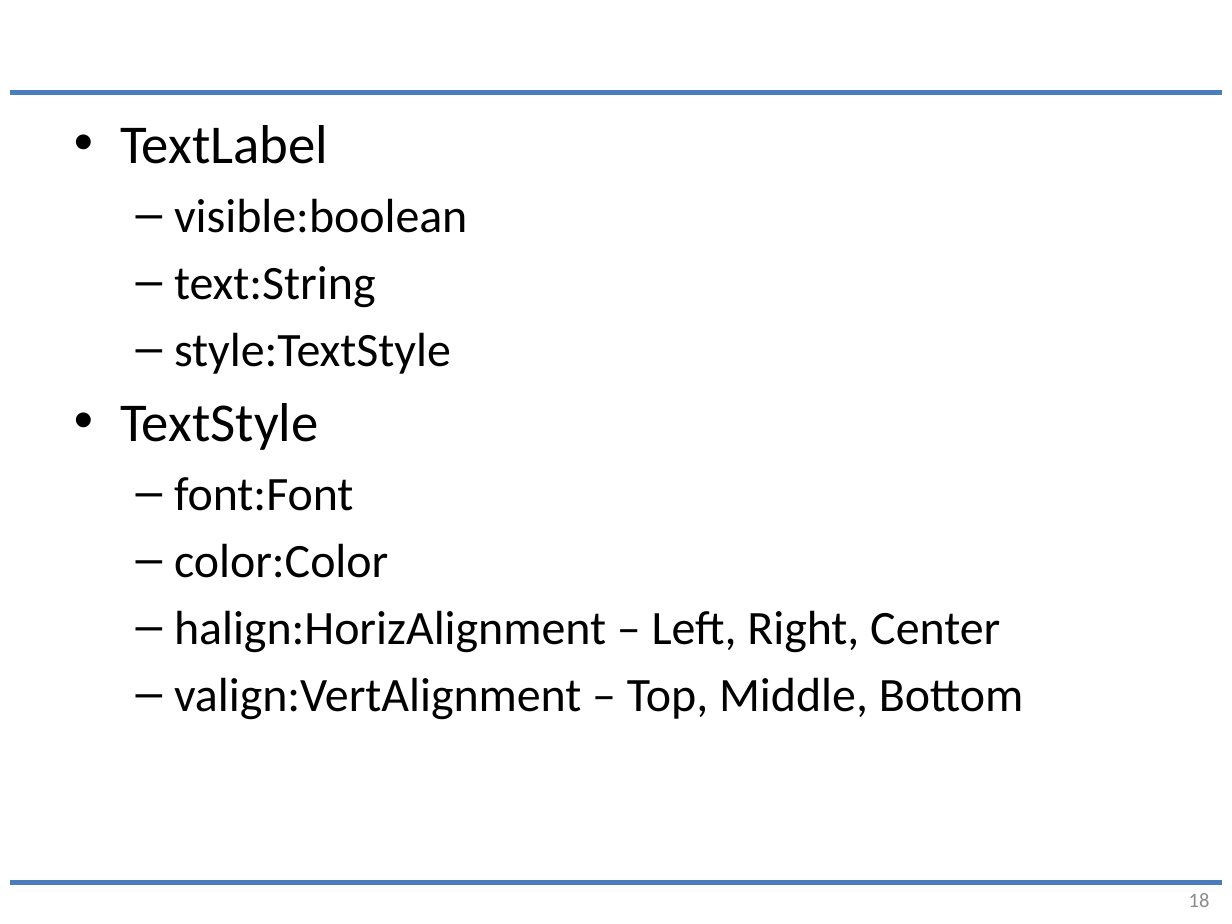
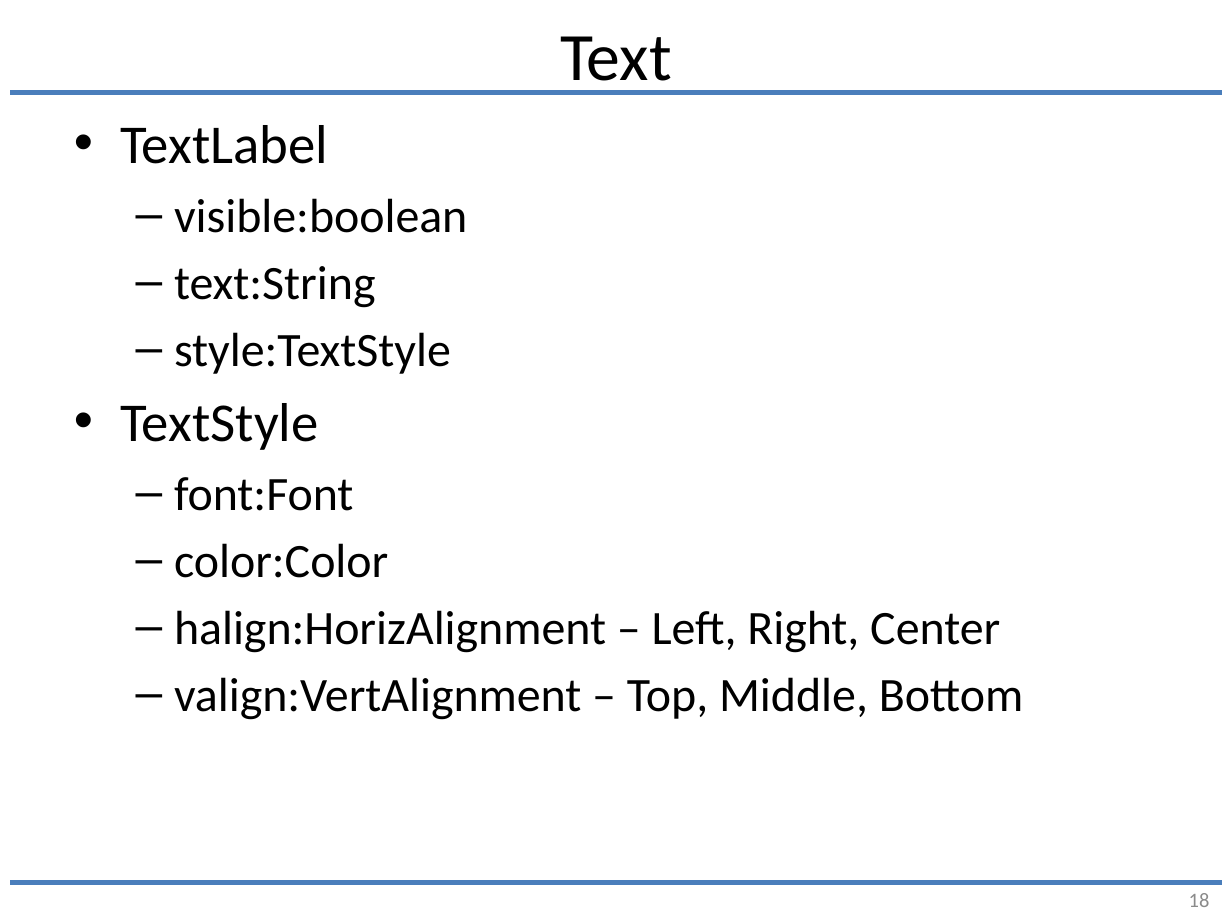
Before and after one commit to joesgordon/gordoza-code, a slide deck: slide 18 of java/JChartLib/docs/ui_framing.pptx. Drawn at 1232x924 pixels with LibreOffice and Linux fonts; fonts in the diff are those of the drawing. Boxes give left, top, right and bottom in pixels: in the first picture for what was removed or moved away, otherwise in the second. Text is boxed around its words. In the diff, an @@ line names an element or a change of style, - is before the commit and + after.

```diff
--- a/java/JChartLib/docs/ui_framing.pptx
+++ b/java/JChartLib/docs/ui_framing.pptx
@@ title added at (560, 36, 672, 95), 39.6 pt, text #000000 @@
+Text
```
Also in this commit, not shown: 2 other slides changed, 10 other files.
